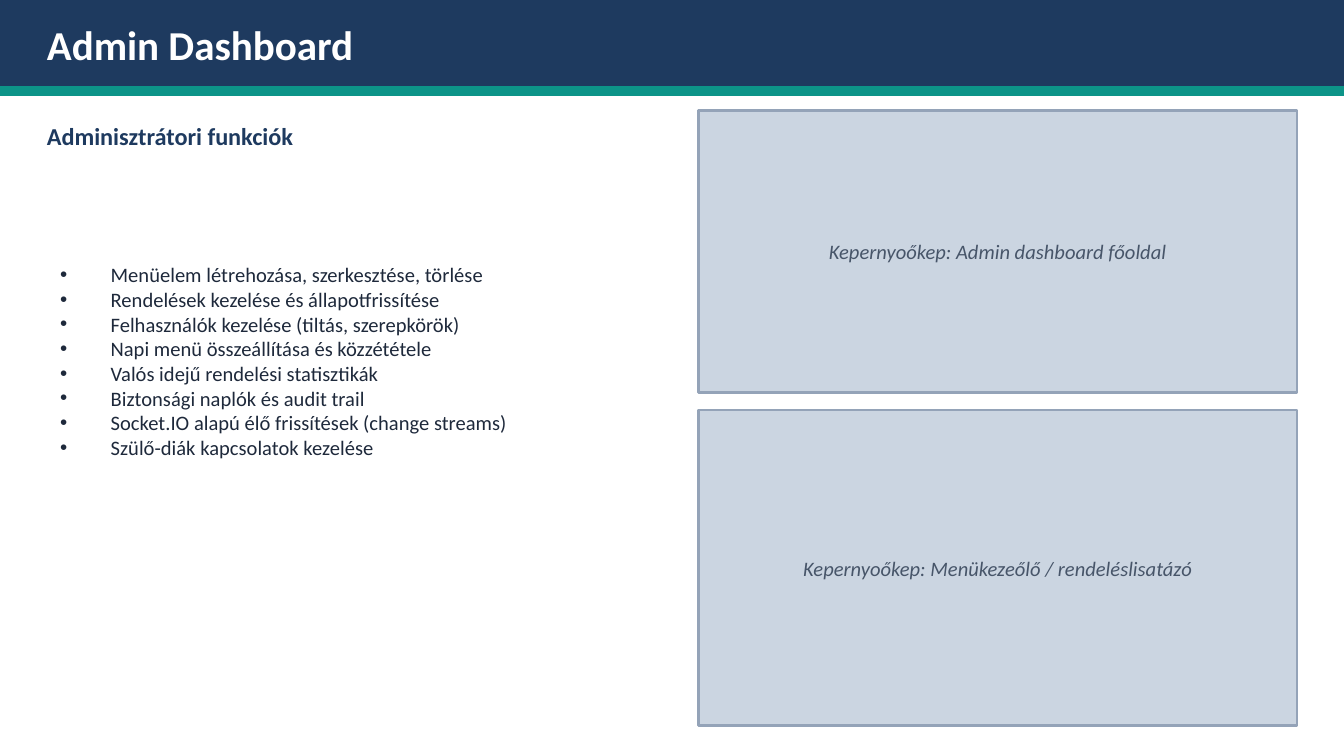
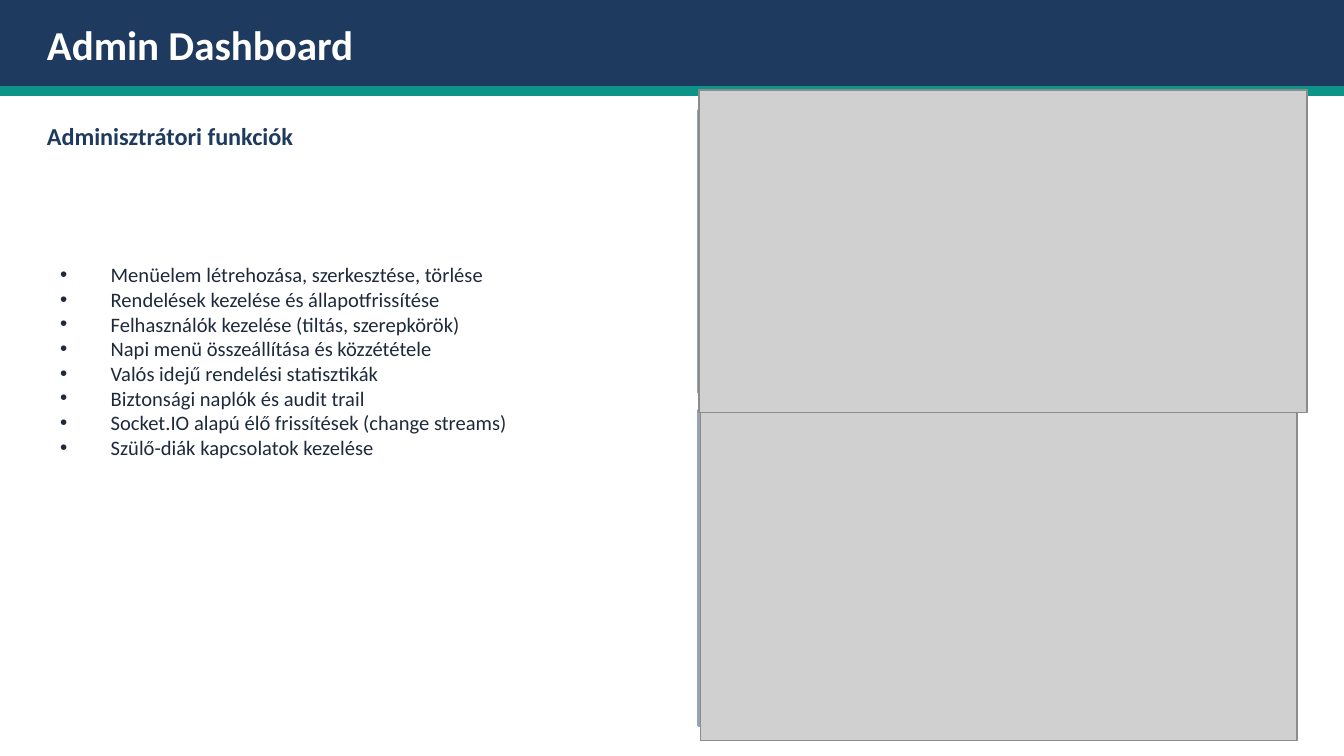
Before and after one commit to bivorzk/iskolaprojekt, a slide deck: slide 17 of SnapTray_Prezentacio_v2.pptx. Drawn at 1344x756 pixels with LibreOffice and Linux fonts; fonts in the diff are those of the drawing; grey boxes stand for pictures. Boxes give left, top, right and bottom in pixels: in the first picture for what was removed or moved away, otherwise in the second. Text is boxed around its words. In the diff, an @@ line names an element or a change of style, - is before the commit and + after.

```diff
--- a/SnapTray_Prezentacio_v2.pptx
+++ b/SnapTray_Prezentacio_v2.pptx
@@ picture added at bbox=[699, 90, 1308, 413] @@
@@ text removed at bbox=[829, 245, 1166, 263] @@
-Kepernyoőkep: Admin dashboard főoldal
@@ picture added at bbox=[700, 413, 1297, 741] @@
@@ text removed at bbox=[803, 562, 1192, 580] @@
-Kepernyoőkep: Menükezeőlő / rendeléslisatázó
```
Also in this commit, not shown: 6 other slides changed, 2 other files.
